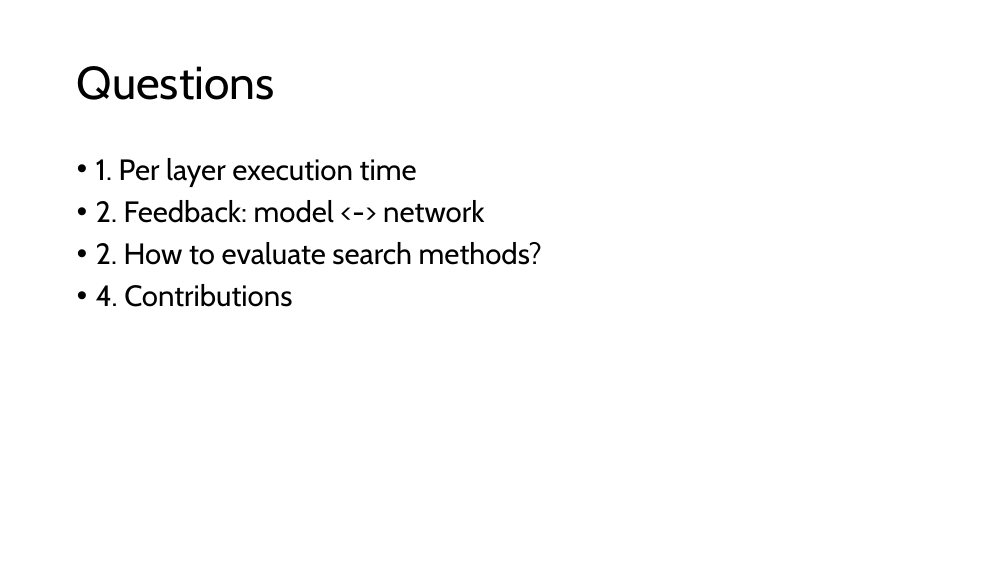
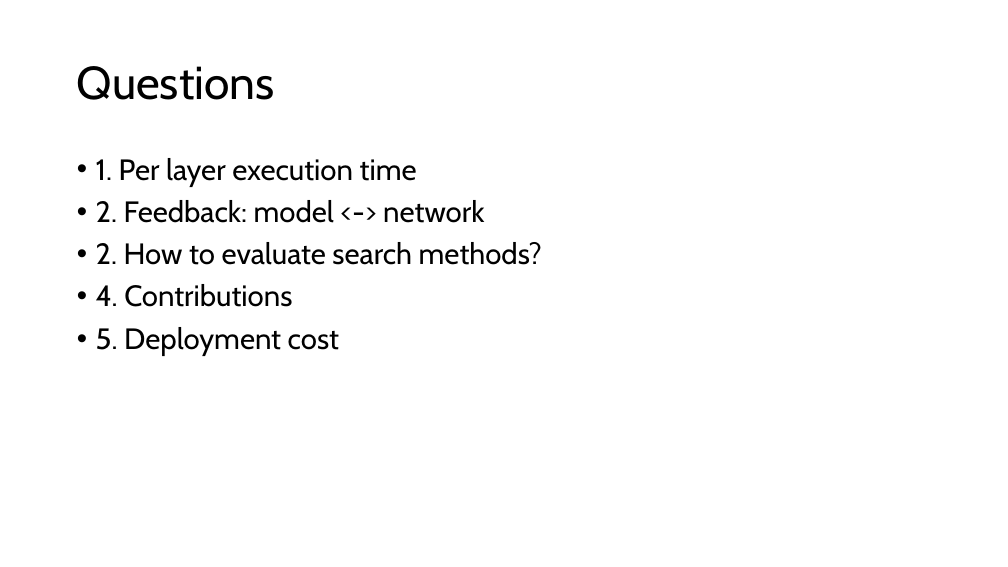
Before and after one commit to GXG-CS/on_device_learning, a slide deck: slide 20 of micro-network-project.pptx (slide 18 before the commit). Drawn at 1008x567 pixels with LibreOffice and Linux fonts; fonts in the diff are those of the drawing. Boxes give left, top, right and bottom in pixels: in the first picture for what was removed or moved away, otherwise in the second. Text is boxed around its words. In the diff, an @@ line names an element or a change of style, - is before the commit and + after.

```diff
--- a/micro-network-project.pptx
+++ b/micro-network-project.pptx
@@ text at bbox=[96, 327, 339, 356]: paragraph added @@
+• 5. Deployment cost
```
Also in this commit, not shown: 4 other slides changed, 3 slides added, 4 slides removed, 10 other files.
